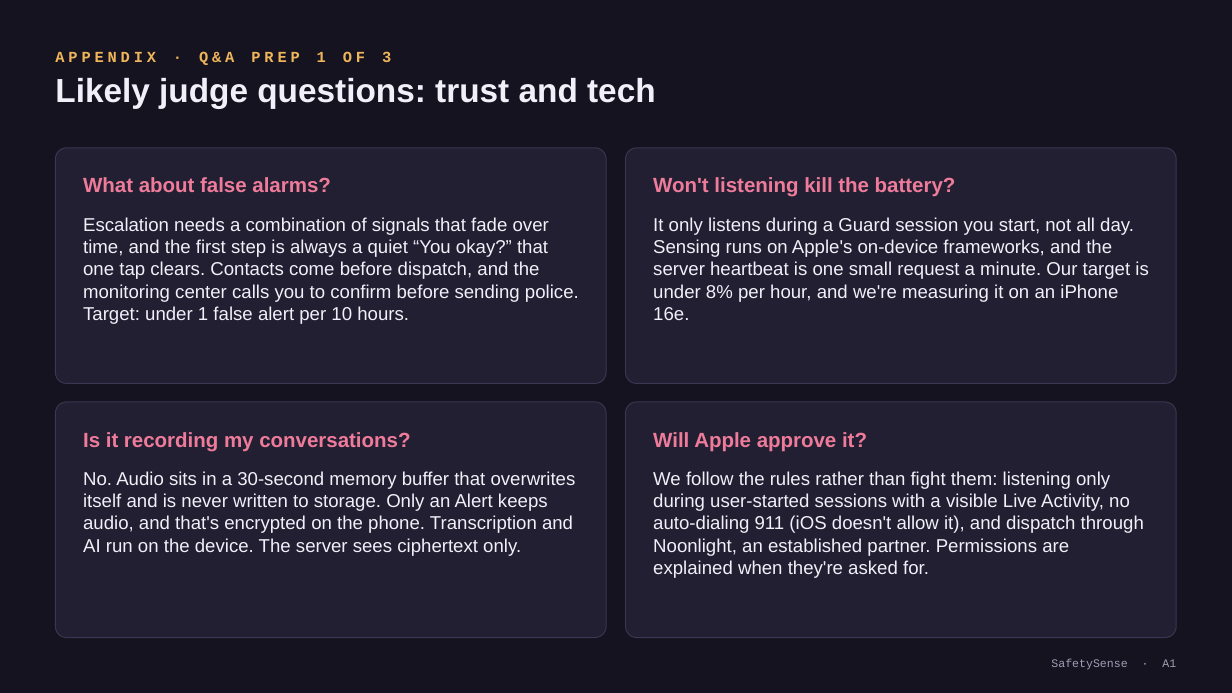
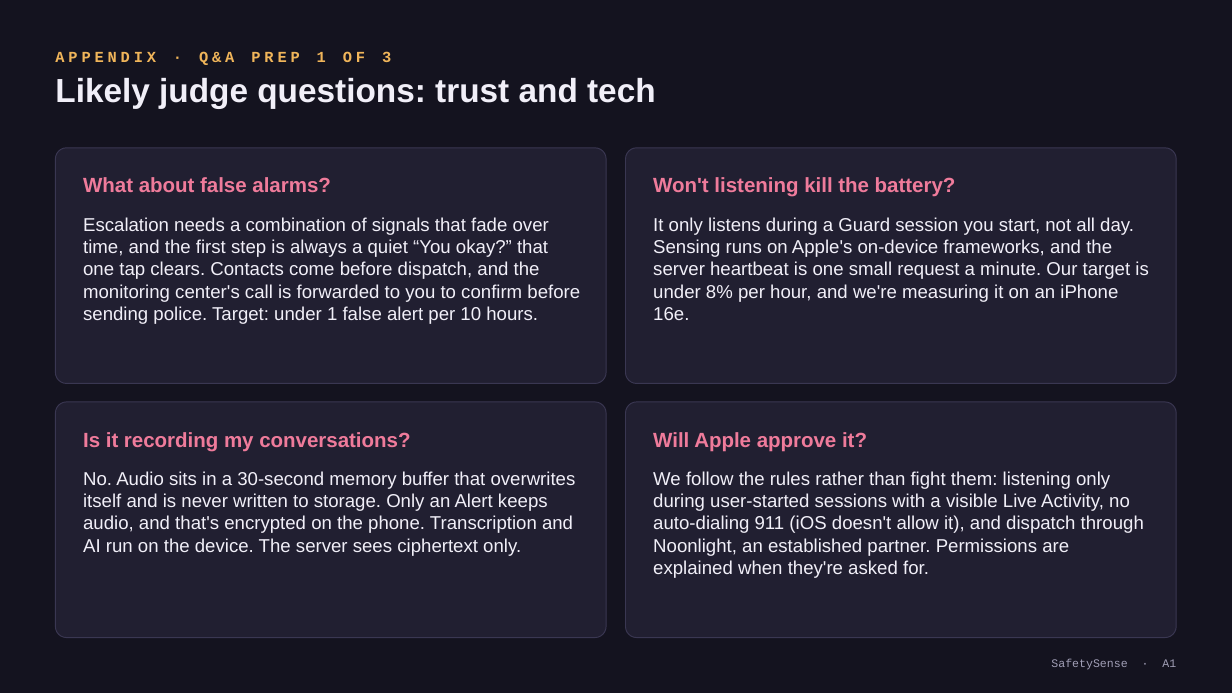
Before and after one commit to george11642/safetysense, a slide deck: slide 13 of presentation/SafetySense-Finalist-Deck.pptx. Drawn at 1232x693 pixels with LibreOffice and Linux fonts; fonts in the diff are those of the drawing. Boxes give left, top, right and bottom in pixels: in the first picture for what was removed or moved away, otherwise in the second. Text is boxed around its words. In the diff, an @@ line names an element or a change of style, - is before the commit and + after.

```diff
--- a/presentation/SafetySense-Finalist-Deck.pptx
+++ b/presentation/SafetySense-Finalist-Deck.pptx
@@ text at (83,217,580,324): text changed @@
-Escalation needs a combination of signals that fade over time, and the first step is always a quiet “You okay?” that one tap clears. Contacts come before dispatch, and the monitoring center calls you to confirm before sending police. Target: under 1 false alert per 10 hours.
+Escalation needs a combination of signals that fade over time, and the first step is always a quiet “You okay?” that one tap clears. Contacts come before dispatch, and the monitoring center's call is forwarded to you to confirm before sending police. Target: under 1 false alert per 10 hours.
```
Also in this commit, not shown: 23 other files.
